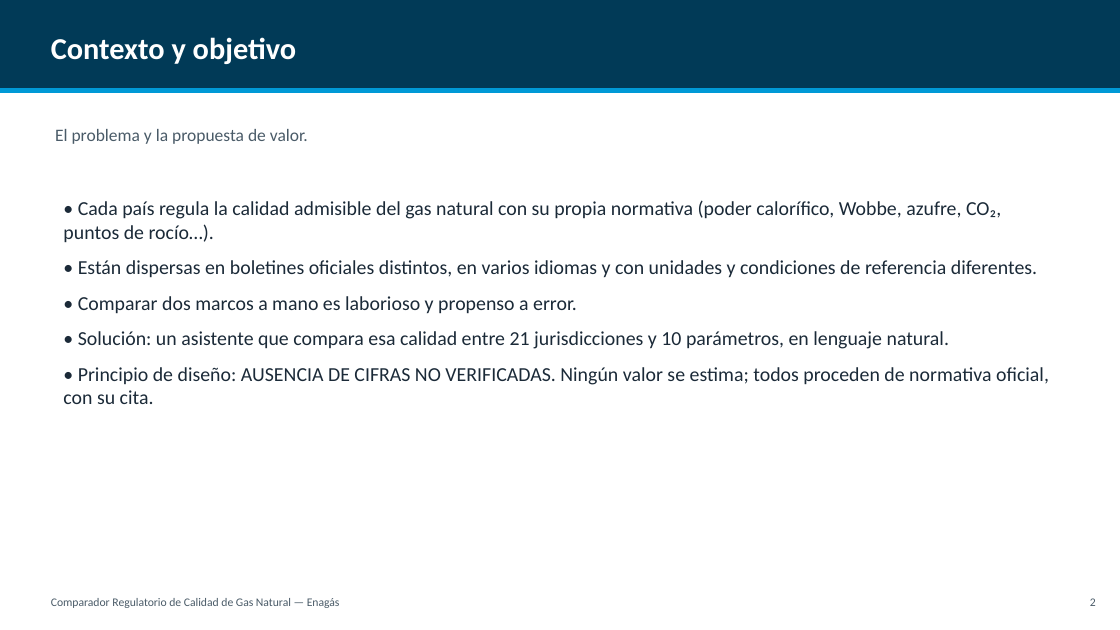
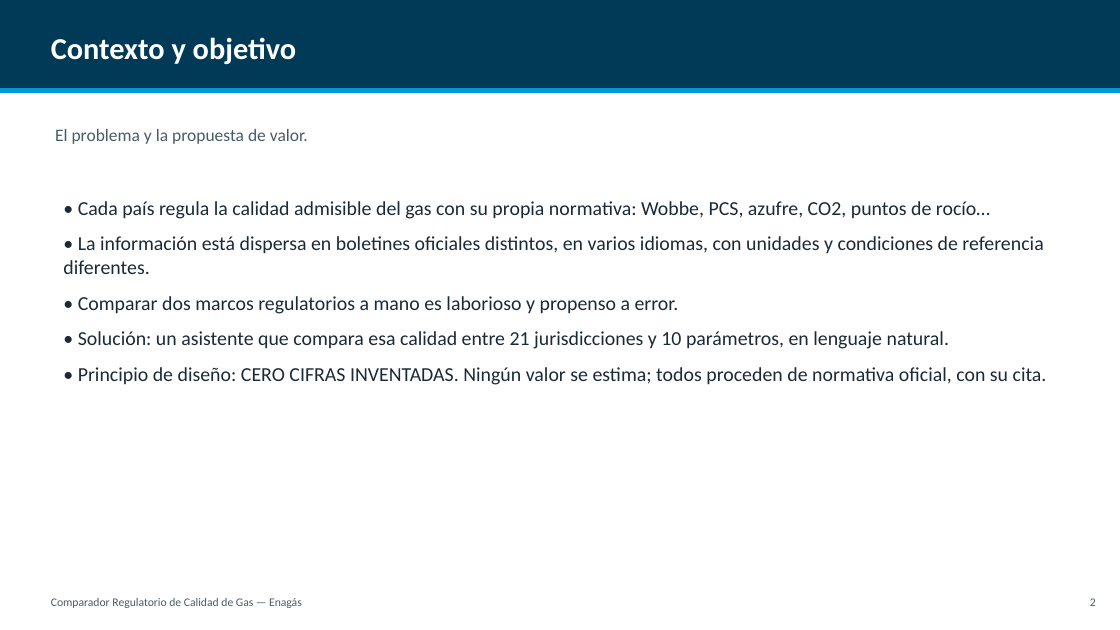
Before and after one commit to CarlosOlivaZurdo/ENAG-S_G1, a slide deck: slide 3 of docs/Presentacion_Comparador_Gas.pptx. Drawn at 1120x630 pixels with LibreOffice and Linux fonts; fonts in the diff are those of the drawing. Boxes give left, top, right and bottom in pixels: in the first picture for what was removed or moved away, otherwise in the second. Text is boxed around its words. In the diff, an @@ line names an element or a change of style, - is before the commit and + after.

```diff
--- a/docs/Presentacion_Comparador_Gas.pptx
+++ b/docs/Presentacion_Comparador_Gas.pptx
@@ text at box(63, 201, 1043, 314): text changed @@
-• Cada país regula la calidad admisible del gas natural con su propia normativa (poder calorífico, Wobbe, azufre, CO₂, puntos de rocío…).
-• Están dispersas en boletines oficiales distintos, en varios idiomas y con unidades y condiciones de referencia diferentes.
-• Comparar dos marcos a mano es laborioso y propenso a error.
+• Cada país regula la calidad admisible del gas con su propia normativa: Wobbe, PCS, azufre, CO2, puntos de rocío…
+• La información está dispersa en boletines oficiales distintos, en varios idiomas, con unidades y condiciones de referencia diferentes.
+• Comparar dos marcos regulatorios a mano es laborioso y propenso a error.
@@ text at box(78, 367, 1047, 385): text changed @@
-• Principio de diseño: AUSENCIA DE CIFRAS NO VERIFICADAS. Ningún valor se estima; todos proceden de normativa oficial, con su cita.
+• Principio de diseño: CERO CIFRAS INVENTADAS. Ningún valor se estima; todos proceden de normativa oficial, con su cita.
@@ text at box(51, 598, 302, 608): text changed @@
-Comparador Regulatorio de Calidad de Gas Natural — Enagás
+Comparador Regulatorio de Calidad de Gas — Enagás
```
Also in this commit, not shown: 10 other slides changed, 12 slides added, 7 slides removed, 11 other files.
